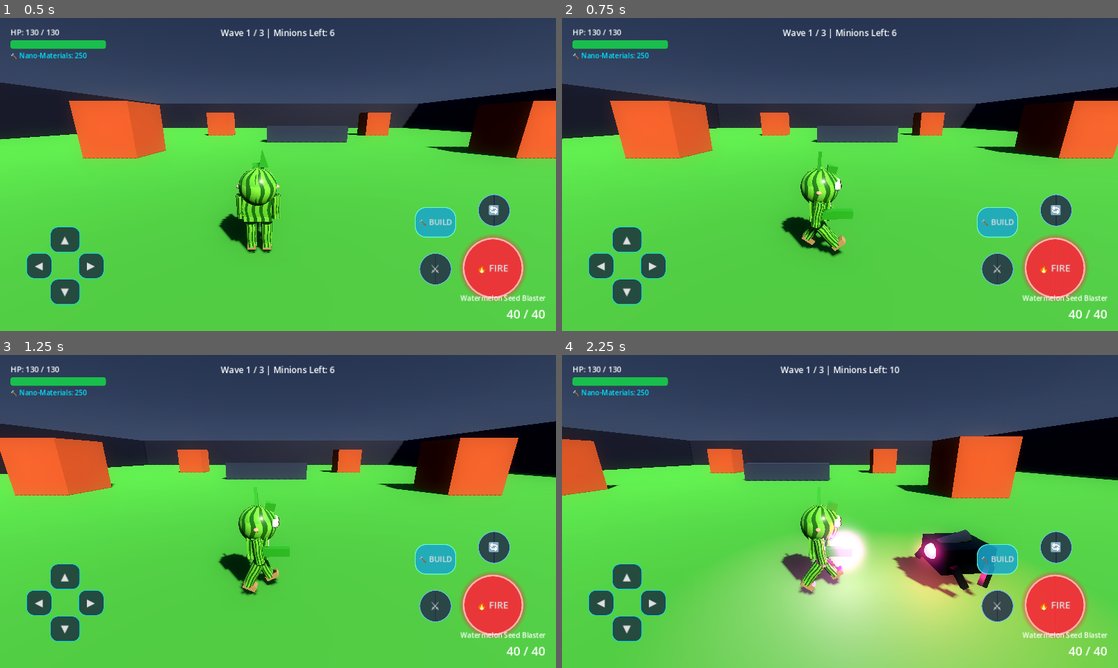
Above: before the commit, frames 1-4 (two rows, left to right).
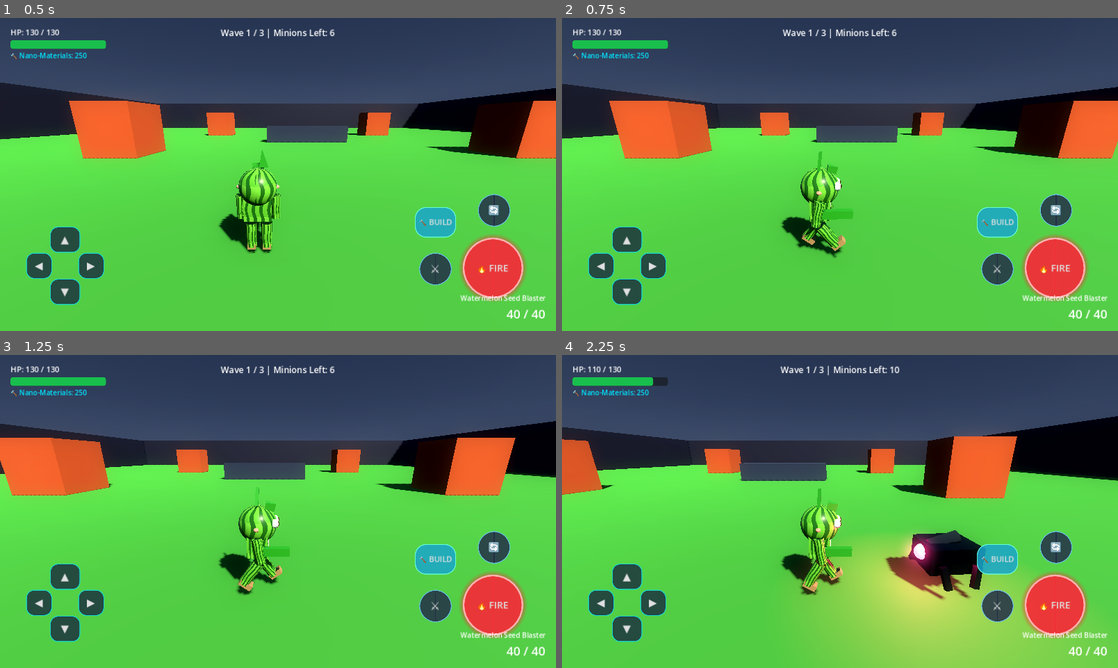
Above: after the commit, the same moments.

Repository: Seif796/TitanStrike-iOS
Game: Godot game, scene res://scenes/arena.tscn
Two runs of this game, one before a commit and one after it. Both use one fixed random seed, a clock stepped at 60 frames per second and the inputs below. This scene is started directly instead of the project's main scene.
Inputs (mouse positions are in pixels of both pictures, inside the frame that each line leads up to):
- Up to frame 1 (0.5 s): no input
- Up to frame 2 (0.75 s): move the mouse to (962, 158) at 0.52 s; hold D (move_right) from 0.53 s (still down); hold E (interact) from 0.53 s (still down); click (962, 158) at 0.67 s
- Up to frame 3 (1.25 s): keep holding D (move_right); keep holding E (interact)
- Up to frame 4 (2.25 s): release D (move_right) at 1.25 s; release E (interact) at 1.25 s; drag from (728, 527) to (812, 574) at 1.27 s; move the mouse to (895, 442) at 2.02 s; hold D (move_right) from 2.03 s (still down); hold E (interact) from 2.03 s (still down)

Frame 1 is identical in both runs. In frame 2, 0.4% of the frame differs, in the area x 0-100%, y 20-77%; in frame 3, 1.2%; in frame 4, 19%, in the area x 0-100%, y 3-100%.

Commit message:
Add 1-chance TRY AGAIN stage retry system and unlockable 500 HP Admin character

Diff:
--- a/scenes/hud.tscn
+++ b/scenes/hud.tscn
@@ -35,6 +35,18 @@
 border_width_bottom = 2
 border_color = Color(0.3, 0.5, 0.8, 0.6)
 
+[sub_resource type="StyleBoxFlat" id="StyleBoxFlat_try_again_btn"]
+bg_color = Color(0.12, 0.6, 0.95, 0.9)
+corner_radius_top_left = 12
+corner_radius_top_right = 12
+corner_radius_bottom_right = 12
+corner_radius_bottom_left = 12
+border_width_left = 2
+border_width_top = 2
+border_width_right = 2
+border_width_bottom = 2
+border_color = Color(0.4, 0.9, 1.0, 1.0)
+
 [node name="HUD" type="CanvasLayer"]
 script = ExtResource("1_hud")
 
@@ -148,7 +160,7 @@
 grow_vertical = 2
 
 [node name="Panel" type="Panel" parent="EndScreen"]
-custom_minimum_size = Vector2(480, 280)
+custom_minimum_size = Vector2(520, 320)
 layout_mode = 1
 anchors_preset = 8
 anchor_left = 0.5
@@ -166,7 +178,7 @@
 anchor_bottom = 1.0
 grow_horizontal = 2
 grow_vertical = 2
-theme_override_constants/separation = 16
+theme_override_constants/separation = 14
 alignment = 1
 
 [node name="Title" type="Label" parent="EndScreen/Panel/VBox"]
@@ -181,9 +193,18 @@
 text = "You and your squad defeated the Titan Boss!"
 horizontal_alignment = 1
 
+[node name="TryAgainBtn" type="Button" parent="EndScreen/Panel/VBox"]
+visible = false
+custom_minimum_size = Vector2(280, 52)
+layout_mode = 2
+size_flags_horizontal = 4
+theme_override_font_sizes/font_size = 20
+theme_override_styles/normal = SubResource("StyleBoxFlat_try_again_btn")
+text = "🔄 TRY AGAIN (مرة واحدة)"
+
 [node name="RestartBtn" type="Button" parent="EndScreen/Panel/VBox"]
-custom_minimum_size = Vector2(200, 50)
-layout_mode = 2
-size_flags_horizontal = 4
-theme_override_font_sizes/font_size = 20
+custom_minimum_size = Vector2(220, 48)
+layout_mode = 2
+size_flags_horizontal = 4
+theme_override_font_sizes/font_size = 18
 text = "Return to Menu"
--- a/scripts/arena.gd
+++ b/scripts/arena.gd
@@ -33,6 +33,7 @@
 func _ready() -> void:
 	_apply_map_theme(GameManager.selected_map_id)
 	_spawn_players()
+	GameManager.retry_stage_requested.connect(_on_retry_stage_requested)
 
 	if multiplayer.is_server():
 		get_tree().create_timer(2.0).timeout.connect(_start_next_wave)
@@ -138,19 +139,57 @@
 		return
 
 	if GameManager.current_wave <= GameManager.max_waves:
-		var enemy_count = 6 + (GameManager.current_wave * 4)
-		GameManager.enemies_remaining = enemy_count
-		GameManager.wave_updated.emit(GameManager.current_wave, GameManager.max_waves, enemy_count)
-		rpc("_sync_wave_info", GameManager.current_wave, GameManager.max_waves, enemy_count)
-
-		for i in range(enemy_count):
-			get_tree().create_timer(i * 1.3).timeout.connect(func():
-				_spawn_minion()
-			)
-
-		_monitor_wave_clear()
+		_start_current_wave()
 	else:
 		_start_boss_battle()
+
+func _start_current_wave() -> void:
+	if not multiplayer.is_server():
+		return
+
+	var enemy_count = 6 + (GameManager.current_wave * 4)
+	GameManager.enemies_remaining = enemy_count
+	GameManager.wave_updated.emit(GameManager.current_wave, GameManager.max_waves, enemy_count)
+	rpc("_sync_wave_info", GameManager.current_wave, GameManager.max_waves, enemy_count)
+
+	for i in range(enemy_count):
+		get_tree().create_timer(i * 1.3).timeout.connect(func():
+			_spawn_minion()
+		)
+
+	_monitor_wave_clear()
+
+func _on_retry_stage_requested() -> void:
+	if hud and hud.end_screen:
+		hud.end_screen.visible = false
+
+	# Clear existing enemies and active bosses
+	for child in enemies_container.get_children():
+		child.queue_free()
+	for b in get_tree().get_nodes_in_group("boss"):
+		b.queue_free()
+
+	# Full restore and reposition players
+	var spawn_nodes = spawn_points.get_children()
+	var spawn_idx = 0
+	for p in get_tree().get_nodes_in_group("players"):
+		if p is Player:
+			p.rpc("full_restore")
+			if spawn_idx < spawn_nodes.size():
+				p.global_position = spawn_nodes[spawn_idx].global_position
+				spawn_idx += 1
+
+	rpc("_broadcast_hud_alert", "🔄 SECOND CHANCE ACTIVATED! RETRYING STAGE! 🔄\n(أعدت المحاولة - استبسلوا للفوز!)", Color(0.2, 0.9, 1.0))
+
+	if multiplayer.is_server():
+		get_tree().create_timer(2.0).timeout.connect(func():
+			if current_boss_phase == 0:
+				_start_current_wave()
+			elif current_boss_phase == 1:
+				_spawn_boss(1)
+			elif current_boss_phase == 2:
+				_spawn_boss(2)
+		)
 
 func _monitor_wave_clear() -> void:
 	var timer = get_tree().create_timer(2.0)
--- a/scripts/character_preview.gd
+++ b/scripts/character_preview.gd
@@ -22,16 +22,24 @@
 	$Model.rotation.y += rot_speed * delta
 
 func update_class_visual(class_id: int) -> void:
-	var target_tex: Texture2D = melon_tex
-	match class_id:
-		0: target_tex = melon_tex
-		1: target_tex = berry_tex
-		2: target_tex = citrus_tex
+	var mat = StandardMaterial3D.new()
+	if class_id == 3:
+		mat.albedo_color = Color(1.0, 0.85, 0.15)
+		mat.metallic = 0.95
+		mat.roughness = 0.15
+		mat.emission_enabled = true
+		mat.emission = Color(1.0, 0.8, 0.1)
+		mat.emission_energy_multiplier = 3.0
+	else:
+		var target_tex: Texture2D = melon_tex
+		match class_id:
+			0: target_tex = melon_tex
+			1: target_tex = berry_tex
+			2: target_tex = citrus_tex
 
-	var mat = StandardMaterial3D.new()
-	mat.albedo_texture = target_tex
-	mat.uv1_scale = Vector3(2.5, 2.5, 2.5)
-	mat.roughness = 0.35
+		mat.albedo_texture = target_tex
+		mat.uv1_scale = Vector3(2.5, 2.5, 2.5)
+		mat.roughness = 0.35
 
 	if head_mesh: head_mesh.material_override = mat
 	if chest_mesh: chest_mesh.material_override = mat
--- a/scripts/game_manager.gd
+++ b/scripts/game_manager.gd
@@ -1,7 +1,8 @@
 extends Node
 
 # GameManager Autoload (res://scripts/game_manager.gd)
-# Controls match flow, waves, map selection, fruit hero classes, and forces landscape orientation.
+# Controls match flow, waves, map selection, fruit hero classes + unlockable Admin class,
+# progression saving, 1-chance retry system, and forces landscape orientation.
 
 enum GameState {
 	MENU,
@@ -16,6 +17,7 @@
 signal boss_health_updated(current_hp: float, max_hp: float, boss_name: String)
 signal wave_updated(current_wave: int, max_waves: int, enemies_left: int)
 signal game_over_triggered(is_victory: bool)
+signal retry_stage_requested()
 
 var current_state: GameState = GameState.MENU
 var current_wave: int = 1
@@ -26,44 +28,72 @@
 # Map selection: 0: Fruit Kingdom Arena, 1: Cyber Stadium, 2: Desert Canyon
 var selected_map_id: int = 0
 
+# Progression & Retry system
+const SAVE_PATH = "user://game_save.cfg"
+var admin_unlocked: bool = false
+var has_used_retry: bool = false
+
 const MAPS: Dictionary = {
 	0: { "name": "🍉 Fruit Kingdom Arena (مملكة الفواكه)", "theme_color": Color(0.2, 0.8, 0.3) },
 	1: { "name": "⚡ Cyber Stadium (ساحة السايبر)", "theme_color": Color(0.1, 0.6, 1.0) },
 	2: { "name": "🏜️ Desert Titan Canyon (وادي العمالقة)", "theme_color": Color(0.9, 0.6, 0.2) }
 }
 
-# Fruit Heroes Class definitions
+# Hero Classes (including unlockable 500 HP Admin)
 const CLASSES: Dictionary = {
 	0: {
 		"name": "🍉 Melon Boy (ولد البطيخ)",
 		"hp": 130,
-		"speed": 7.2,
+		"speed": 7.5,
 		"role": "The main hero! Agile, fires rapid watermelon seeds, and builds sturdy fruit defense walls.",
 		"color": Color(0.25, 0.8, 0.2) # Melon Green
 	},
 	1: {
 		"name": "🍓 Berry Striker (بطلة الفراولة)",
 		"hp": 100,
-		"speed": 8.2,
+		"speed": 8.5,
 		"role": "Super fast berry ranger with high critical seed shots and tactical speed ramps.",
 		"color": Color(0.9, 0.15, 0.25) # Strawberry Red
 	},
 	2: {
 		"name": "🍊 Citrus Tank (البرتقال المدرّع)",
 		"hp": 240,
-		"speed": 5.4,
+		"speed": 5.6,
 		"role": "Heavy armored citrus juggernaut with explosive melon cannons and auto-turrets.",
 		"color": Color(1.0, 0.5, 0.05) # Citrus Orange
+	},
+	3: {
+		"name": "👑 Admin (الأدمن الخارق)",
+		"hp": 500,
+		"speed": 9.2,
+		"role": "Legendary secret hero! Unlocked by beating all 3 waves and both Big Bosses. Has 500 HP and golden armor.",
+		"color": Color(1.0, 0.85, 0.1) # Golden Cyber Admin
 	}
 }
 
 func _ready() -> void:
 	DisplayServer.screen_set_orientation(DisplayServer.SCREEN_SENSOR_LANDSCAPE)
+	load_save_data()
+
+func load_save_data() -> void:
+	var config = ConfigFile.new()
+	var err = config.load(SAVE_PATH)
+	if err == OK:
+		admin_unlocked = config.get_value("progression", "admin_unlocked", false)
+	else:
+		admin_unlocked = false
+
+func save_admin_unlocked() -> void:
+	admin_unlocked = true
+	var config = ConfigFile.new()
+	config.set_value("progression", "admin_unlocked", true)
+	config.save(SAVE_PATH)
 
 @rpc("call_local", "reliable")
 func start_game_scene() -> void:
 	current_state = GameState.WAVE_COMBAT
 	current_wave = 1
+	has_used_retry = false # Reset retry chance for the new match
 	get_tree().change_scene_to_file("res://scenes/arena.tscn")
 
 @rpc("call_local", "reliable")
@@ -77,7 +107,17 @@
 		return
 
 	current_state = GameState.VICTORY if is_victory else GameState.DEFEAT
+	if is_victory:
+		save_admin_unlocked()
 	game_over_triggered.emit(is_victory)
+
+@rpc("any_peer", "call_local", "reliable")
+func request_retry_stage() -> void:
+	if has_used_retry:
+		return
+	has_used_retry = true
+	current_state = GameState.WAVE_COMBAT if current_wave <= max_waves else GameState.BOSS_FIGHT
+	retry_stage_requested.emit()
 
 func check_all_players_down() -> void:
 	if not multiplayer.is_server():
--- a/scripts/hud.gd
+++ b/scripts/hud.gd
@@ -3,6 +3,7 @@
 
 # HUD Script (res://scripts/hud.gd)
 # Displays player health, ammo, nano-materials building stats, boss health bar, waves, and alerts.
+# Includes 1-chance emergency Try Again button on defeat and victory unlock announcements.
 
 @onready var health_bar: ProgressBar = $SafeArea/PlayerStats/HealthBar
 @onready var health_label: Label = $SafeArea/PlayerStats/HealthLabel
@@ -17,6 +18,7 @@
 @onready var end_screen: Control = $EndScreen
 @onready var end_title: Label = $EndScreen/Panel/VBox/Title
 @onready var end_desc: Label = $EndScreen/Panel/VBox/Desc
+@onready var try_again_btn: Button = $EndScreen/Panel/VBox/TryAgainBtn
 @onready var restart_btn: Button = $EndScreen/Panel/VBox/RestartBtn
 
 func _ready() -> void:
@@ -26,16 +28,30 @@
 		alert_label.visible = false
 	if end_screen:
 		end_screen.visible = false
+	if try_again_btn:
+		try_again_btn.visible = false
 
 	GameManager.boss_health_updated.connect(_on_boss_health_updated)
 	GameManager.wave_updated.connect(_on_wave_updated)
 	GameManager.game_over_triggered.connect(_on_game_over)
+
+	if try_again_btn:
+		try_again_btn.pressed.connect(_on_try_again_pressed)
 
 	if restart_btn:
 		restart_btn.pressed.connect(func():
 			NetworkManager.leave_game()
 			get_tree().change_scene_to_file("res://scenes/main_menu.tscn")
 		)
+
+func _on_try_again_pressed() -> void:
+	if GameManager.has_used_retry:
+		return
+	if try_again_btn:
+		try_again_btn.visible = false
+	if end_screen:
+		end_screen.visible = false
+	GameManager.rpc("request_retry_stage")
 
 func update_health(current: float, max_val: float) -> void:
 	if health_bar:
@@ -90,8 +106,17 @@
 		if is_victory:
 			end_title.text = "🏆 VICTORY! 🏆"
 			end_title.modulate = Color.GREEN
-			end_desc.text = "You and your co-op squad eliminated both Titan Bosses!"
+			end_desc.text = "You eliminated both Titans!\n👑 ADMIN CHARACTER UNLOCKED! (تم فتح شخصية الأدمن 500 HP!) 👑"
+			if try_again_btn:
+				try_again_btn.visible = false
 		else:
 			end_title.text = "💀 DEFEAT 💀"
 			end_title.modulate = Color.RED
-			end_desc.text = "All squad members were eliminated by the Titan."
+			if not GameManager.has_used_retry:
+				end_desc.text = "All squad members were eliminated!\nYou have 1 emergency retry to replay this stage."
+				if try_again_btn:
+					try_again_btn.visible = true
+			else:
+				end_desc.text = "All squad members were eliminated.\n(Used 1 retry chance - No retries remaining)"
+				if try_again_btn:
+					try_again_btn.visible = false
--- a/scripts/main_menu.gd
+++ b/scripts/main_menu.gd
@@ -26,7 +26,10 @@
 	class_option.clear()
 	for id in GameManager.CLASSES:
 		var c = GameManager.CLASSES[id]
-		class_option.add_item(c["name"], id)
+		if id == 3 and not GameManager.admin_unlocked:
+			class_option.add_item("🔒 Admin (Locked - Win 1 Game to Unlock)", id)
+		else:
+			class_option.add_item(c["name"], id)
 
 	class_option.item_selected.connect(_on_class_selected)
 	_update_class_info(0)
@@ -44,13 +47,26 @@
 		voice_banner.text = "🎙️ " + text
 
 func _on_class_selected(index: int) -> void:
+	if index == 3 and not GameManager.admin_unlocked:
+		status_label.text = "🔒 شخصية Admin (500 HP) مقفولة! يجب الفوز في لعبة كاملة (هزيمة الـ 2 بيج بوس) لفتحها!"
+		status_label.modulate = Color.YELLOW
+		_speak_prompt("Admin hero is locked! Win 1 match to unlock.")
+		class_option.select(0)
+		selected_class = 0
+		_update_class_info(0)
+		return
+
 	selected_class = index
 	_update_class_info(index)
 
 func _update_class_info(index: int) -> void:
 	var c = GameManager.CLASSES[index]
-	class_desc.text = c["role"]
-	class_stats.text = "HP: %d  |  Speed: %.1f m/s  |  Color: %s" % [c["hp"], c["speed"], c["name"].split(" ")[0]]
+	if index == 3 and not GameManager.admin_unlocked:
+		class_desc.text = "🔒 مقفولة! عليك الفوز في لعبة كاملة والتغلب على الـ 3 موجات والاثنين بيج بوس لفتح الأدمن الخارق (500 HP)!"
+		class_stats.text = "HP: 500  |  Speed: 9.2 m/s  |  Status: 🔒 LOCKED"
+	else:
+		class_desc.text = c["role"]
+		class_stats.text = "HP: %d  |  Speed: %.1f m/s  |  Hero: %s" % [c["hp"], c["speed"], c["name"]]
 
 	if char_preview:
 		char_preview.update_class_visual(index)
--- a/scripts/player.gd
+++ b/scripts/player.gd
@@ -81,16 +81,25 @@
 	current_hp = max_hp
 	move_speed = data["speed"]
 
-	var target_tex = melon_tex
-	match class_id:
-		0: target_tex = melon_tex
-		1: target_tex = berry_tex
-		2: target_tex = citrus_tex
-
 	var mat = StandardMaterial3D.new()
-	mat.albedo_texture = target_tex
-	mat.uv1_scale = Vector3(2.5, 2.5, 2.5)
-	mat.roughness = 0.35
+	if class_id == 3:
+		# Golden Cyber Admin with glowing energy!
+		mat.albedo_color = Color(1.0, 0.85, 0.15)
+		mat.metallic = 0.95
+		mat.roughness = 0.15
+		mat.emission_enabled = true
+		mat.emission = Color(1.0, 0.8, 0.1)
+		mat.emission_energy_multiplier = 3.0
+	else:
+		var target_tex = melon_tex
+		match class_id:
+			0: target_tex = melon_tex
+			1: target_tex = berry_tex
+			2: target_tex = citrus_tex
+
+		mat.albedo_texture = target_tex
+		mat.uv1_scale = Vector3(2.5, 2.5, 2.5)
+		mat.roughness = 0.35
 
 	if head_mesh: head_mesh.material_override = mat
 	if chest_plate: chest_plate.material_override = mat
@@ -295,6 +304,17 @@
 	health_changed.emit(current_hp, max_hp)
 	downed_state_changed.emit(false)
 
+@rpc("call_local", "reliable")
+func full_restore() -> void:
+	is_down = false
+	current_hp = max_hp
+	health_changed.emit(current_hp, max_hp)
+	downed_state_changed.emit(false)
+	if active_weapon:
+		active_weapon.current_ammo = active_weapon.max_ammo
+		active_weapon.is_reloading = false
+		active_weapon.ammo_changed.emit(active_weapon.current_ammo, active_weapon.max_ammo, false)
+
 func _try_revive_teammate() -> void:
 	for body in interact_area.get_overlapping_bodies():
 		if body is Player and body != self and body.is_down:
